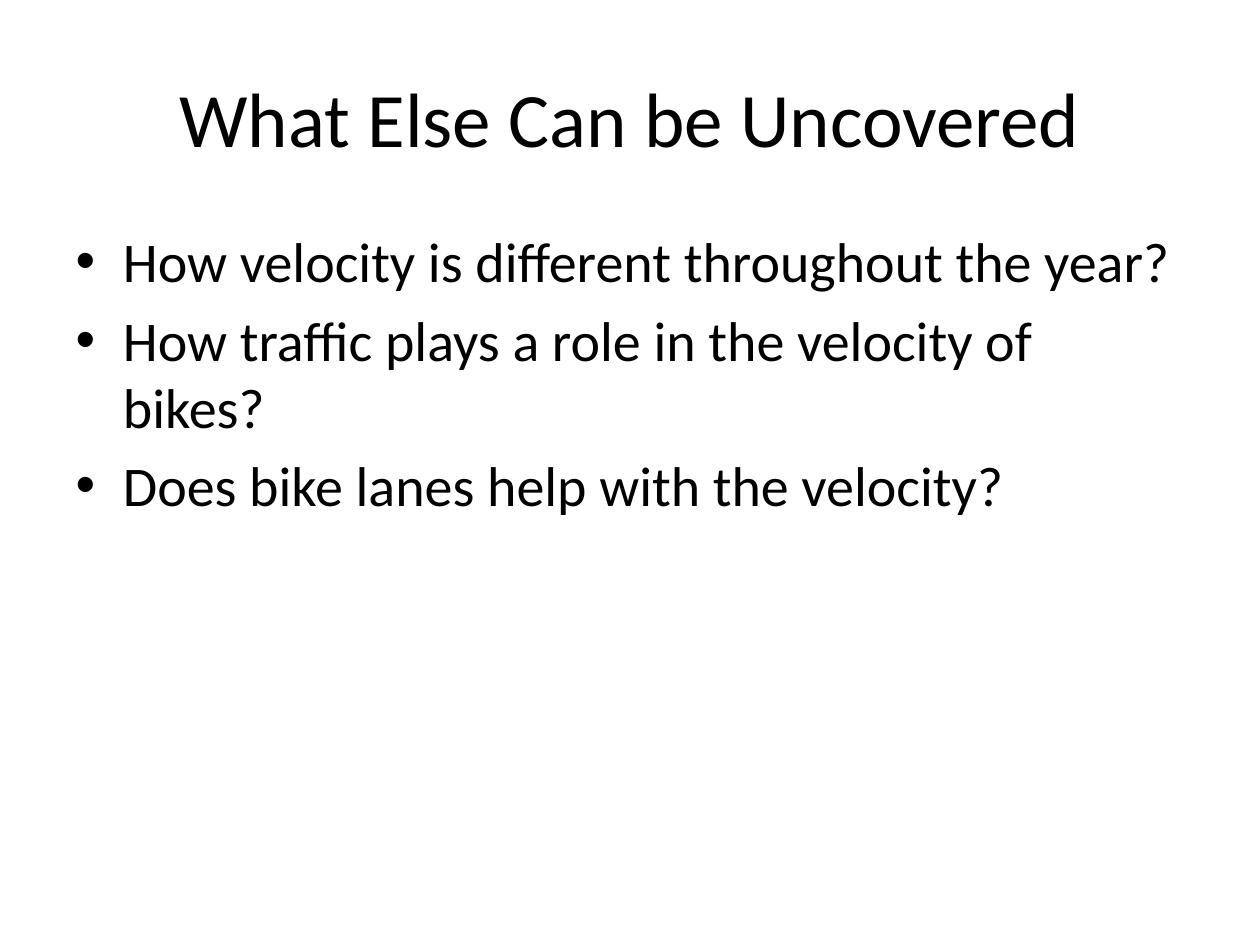
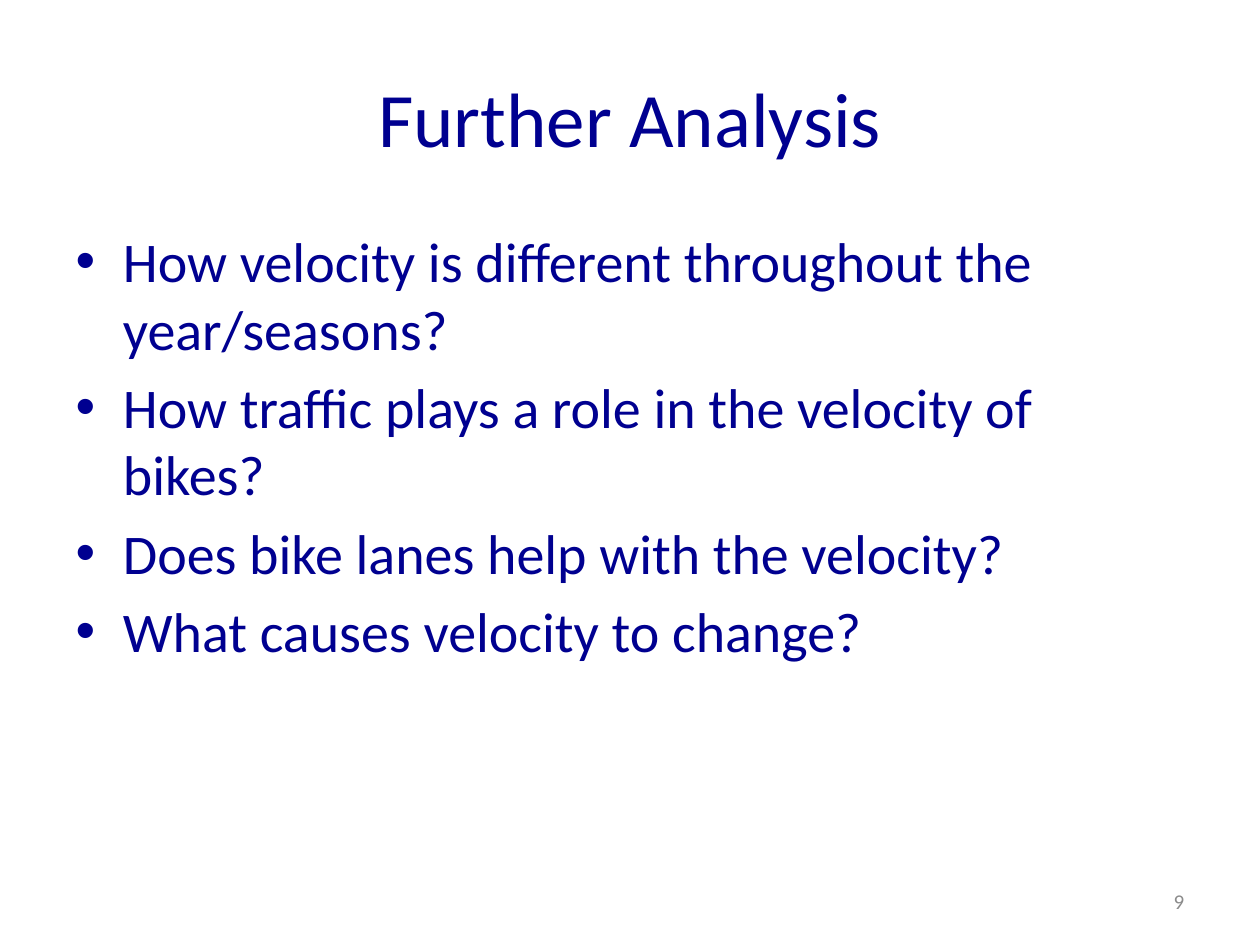
Before and after one commit to nycdatasci/bootcamp005_project, a slide deck: slide 9 of Project1-ExploreVis/Taraqur Rahman/CitiBike_Presentation.pptx (slide 8 before the commit). Drawn at 1260x945 pixels with LibreOffice and Linux fonts; fonts in the diff are those of the drawing. Boxes give left, top, right and bottom in pixels: in the first picture for what was removed or moved away, otherwise in the second. Text is boxed around its words. In the diff, an @@ line names an element or a change of style, - is before the commit and + after.

```diff
--- a/Project1-ExploreVis/Taraqur Rahman/CitiBike_Presentation.pptx
+++ b/Project1-ExploreVis/Taraqur Rahman/CitiBike_Presentation.pptx
@@ title at (378, 93, 880, 160): text changed; text colour #000000 to #000090 @@
-What Else Can be Uncovered
+Further Analysis
@@ text at (123, 243, 1032, 359): text changed; text colour #000000 to #000090 @@
-• How velocity is different throughout the year?
+• How velocity is different throughout the year/seasons?
@@ text at (123, 389, 1032, 583): text colour #000000 to #000090 in "How traffic plays a role in the ...", "Does bike lanes help with the velocity?" @@
@@ text at (123, 613, 861, 662): paragraph added @@
+• What causes velocity to change?
@@ page number added at (1174, 895, 1185, 909), 12 pt, text #8C8C8C @@
+9
```
Also in this commit, not shown: 1 other slide changed, 7 slides added, 6 slides removed, 1 other file.
